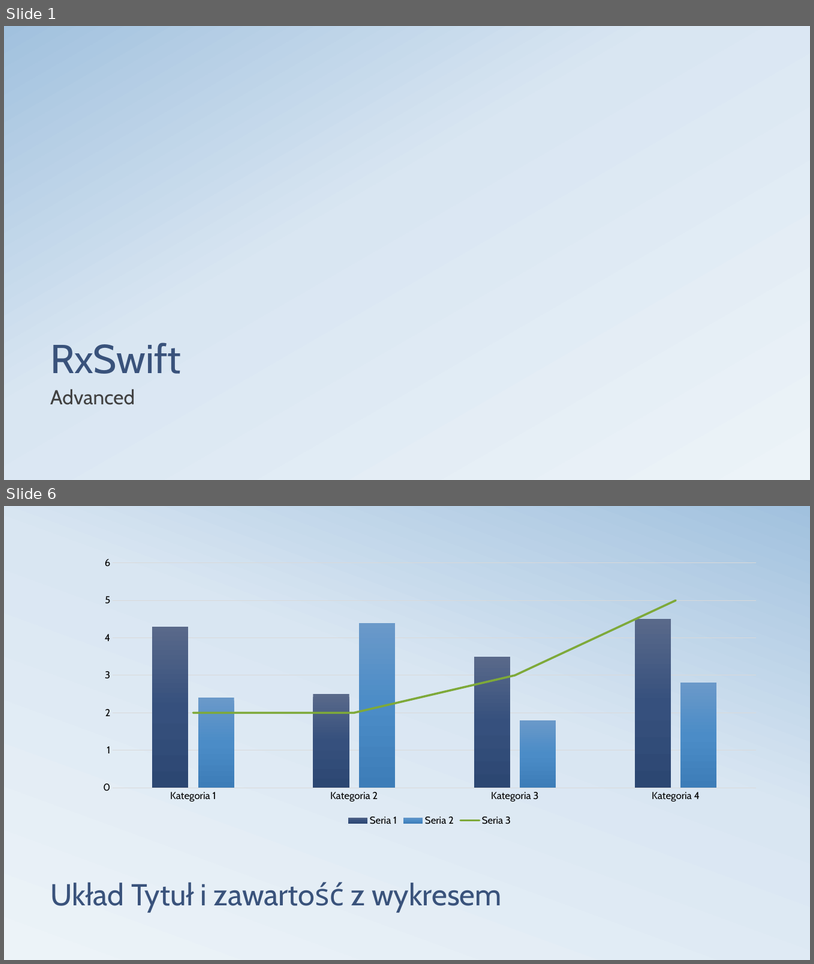
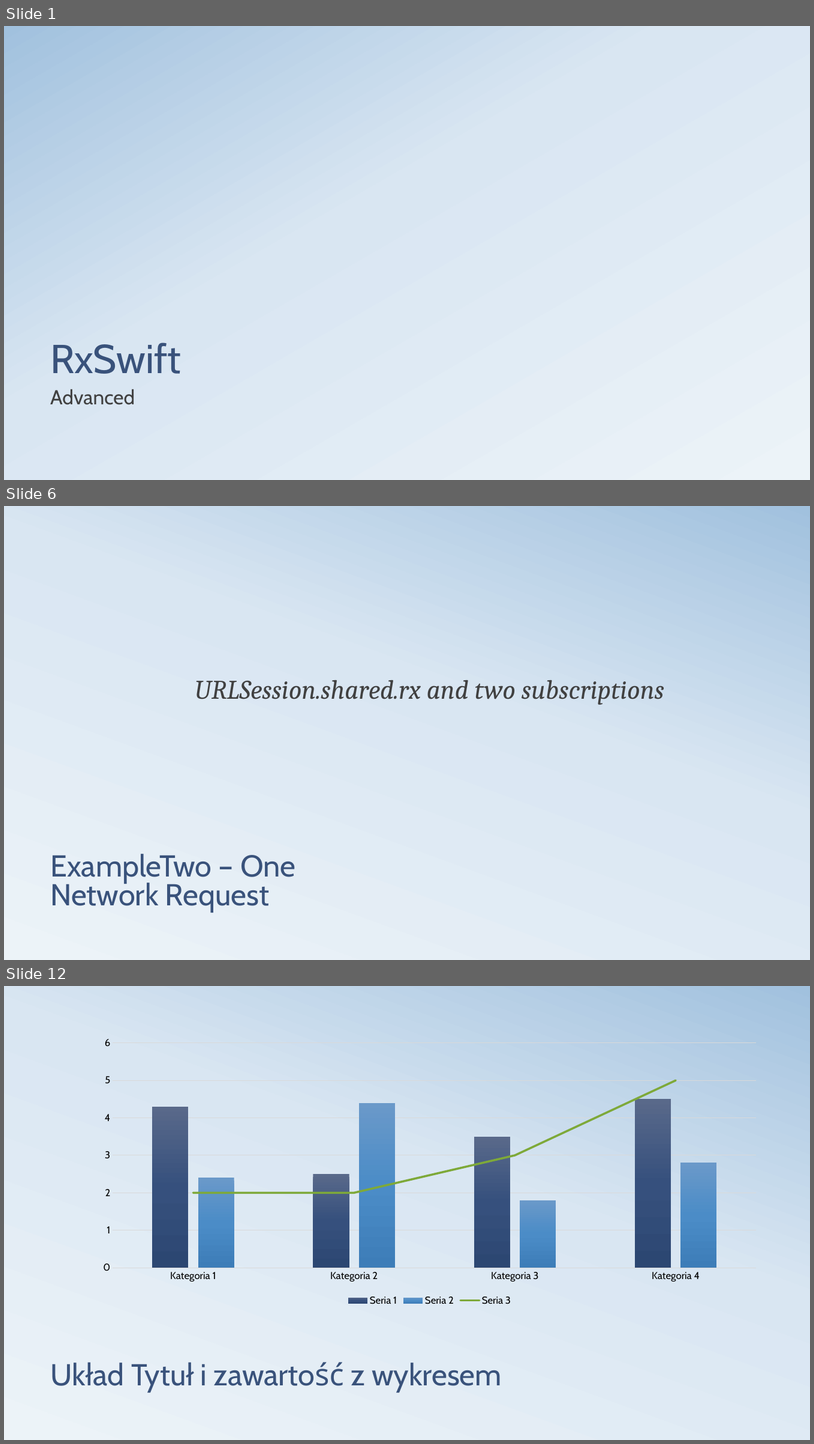
Before and after one commit to Kamajabu/RxSKM, a slide deck: Presentation.pptx. Shown one above the other, each under a label of ours: slides 1 and 6 before the commit, slides 1, 6 and 12 after it; the slides between them are not shown. The pictures are 814x964 and 814x1444 pixels, drawn with LibreOffice and Linux fonts; fonts in the diff are those of the drawing; background and template pictures are left out. Boxes give left, top, right and bottom in pixels: in the first picture for what was removed or moved away, otherwise in the second. Text is boxed around its words. In the diff, an @@ line names an element or a change of style, - is before the commit and + after.

Commit message:
Updating examples and presentation

```diff
--- a/Presentation.pptx
+++ b/Presentation.pptx
@@ slide 6 added at (x1=4, y1=506, x2=810, y2=960), background gradient #ECF3F8 to #D9E6F2 to #A1C1DE @@
@@ text added at (x1=195, y1=680, x2=665, y2=705), 32 pt, text #404040, italic @@
+URLSession.shared.rx and two subscriptions
@@ title added at (x1=50, y1=853, x2=296, y2=912), 36 pt, text #39527B @@
+ExampleTwo – One
+Network Request
@@ what was slide 6 is now slide 12 @@
```
Also in this commit, not shown: 4 slides changed, 5 other slides added, 5 other files.
